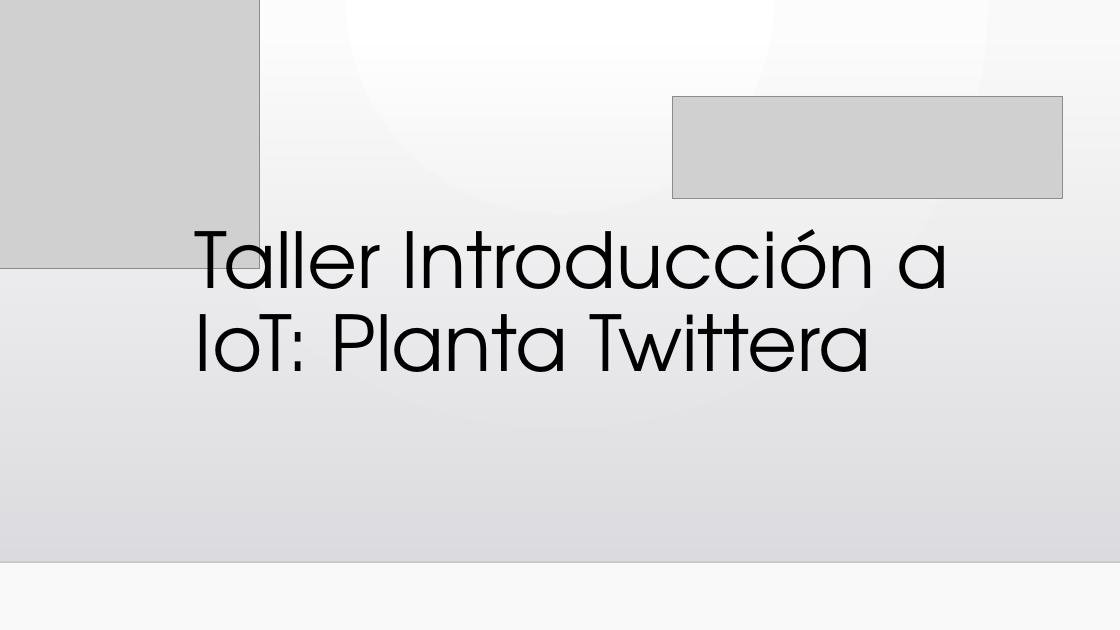
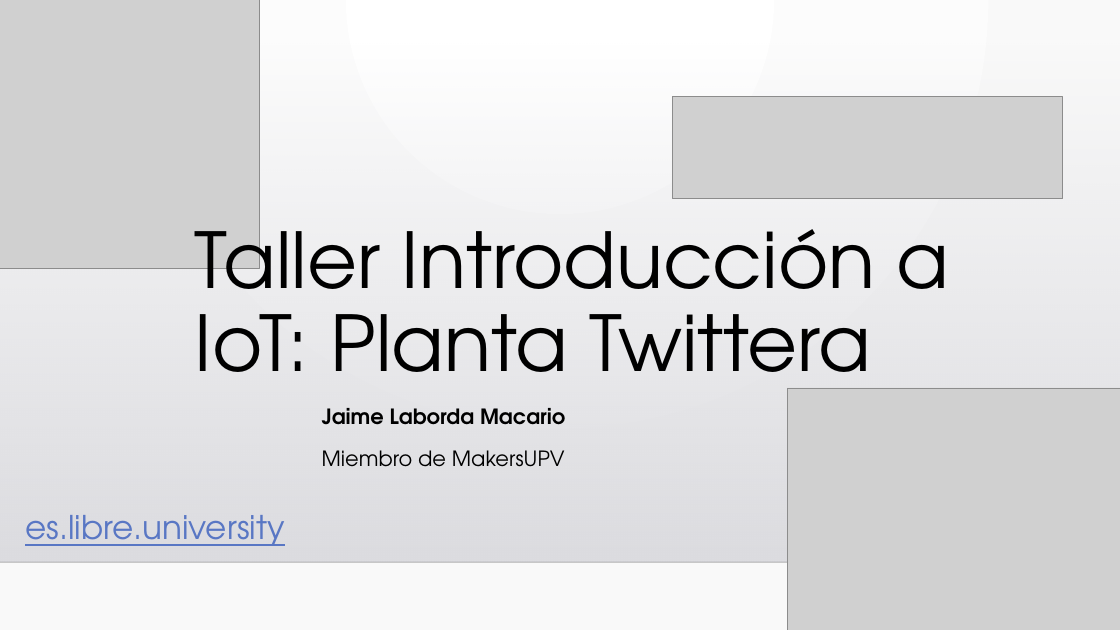
Before and after one commit to jaimelaborda/Planta-Twittera, a slide deck: slide 1 of Taller Introducción a IoT.pptx. Drawn at 1120x630 pixels with LibreOffice and Linux fonts; fonts in the diff are those of the drawing; grey boxes stand for pictures; background and template pictures are left out. Boxes give left, top, right and bottom in pixels: in the first picture for what was removed or moved away, otherwise in the second. Text is boxed around its words. In the diff, an @@ line names an element or a change of style, - is before the commit and + after.

```diff
--- a/Taller Introducción a IoT.pptx
+++ b/Taller Introducción a IoT.pptx
@@ picture added at box(787, 388, 1120, 630) @@
@@ subtitle added at box(322, 408, 565, 467), 18 pt, text #000000, bold @@
+Jaime Laborda Macario
+Miembro de MakersUPV
@@ text added at box(25, 515, 285, 546), 28 pt, text #5977C4, underline @@
+es.libre.university
```
Also in this commit, not shown: 26 slides added, 1 slide removed, 16 other files.
